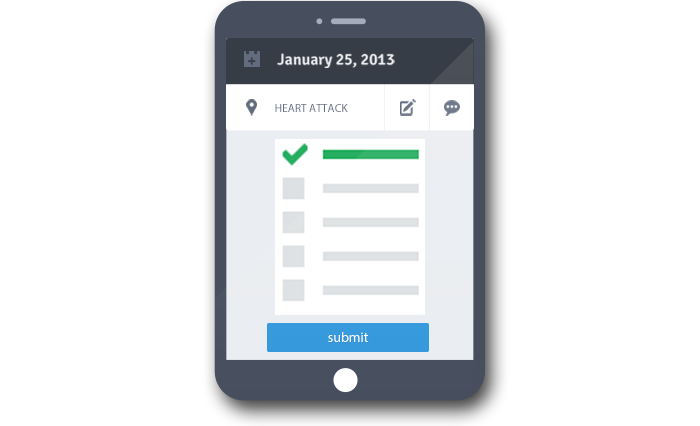
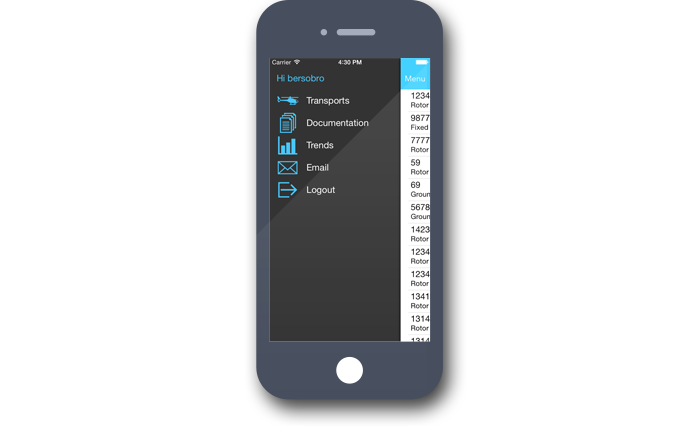
Before/after of a 700x426 layered artwork. What changed in the layer stack:
hid group "Ipad mini" (8 layers) over [214, 1, 485, 401]
removed group "Event" (17 layers) from group "Device" over [226, 38, 474, 352]
removed group "Date" (5 layers) from group "Event" over [226, 38, 474, 85]
removed layer "Calendar Pixels" from group "Date" over [246, 51, 257, 64]
removed layer "Calendar Cover" from group "Date" over [245, 51, 258, 64]
removed layer (unnamed layer) (1st of 3, in "Ipad mini" › "Device" › "Event" › "Date") from group "Date" over [244, 51, 260, 67]
removed layer "January 25, 2013" from group "Date" over [277, 53, 395, 68]
removed layer "Header BG" from group "Date" over [226, 38, 474, 85]
removed group "Condition" (6 layers) from group "Event" over [226, 84, 474, 131]
removed layer (unnamed layer) (2nd of 3, in "Ipad mini" › "Device" › "Event" › "Condition") from group "Condition" over [246, 99, 257, 116]
removed layer "||" from group "Condition" over [384, 84, 430, 131]
removed layer "Heart Attack" from group "Condition" over [275, 104, 348, 112]
removed layer "📝" from group "Condition" over [400, 99, 416, 116]
removed layer (unnamed layer) (3rd of 3, in "Ipad mini" › "Device" › "Event" › "Condition") from group "Condition" over [444, 100, 460, 116]
removed layer "BG" (1st of 4, in "Ipad mini" › "Device" › "Event" › "Condition") from group "Condition" over [226, 84, 474, 131]
removed layer "checklist" from group "Event" over [275, 139, 425, 315]
removed group "submit" (1st of 2, in "Ipad mini" › "Device" › "Event") (2 layers) from group "Event" over [267, 323, 429, 352]
removed layer "submit" (2nd of 2, in "Ipad mini" › "Device" › "Event" › "submit") from group "submit" over [328, 332, 368, 342]
removed layer "Button" (1st of 2, in "Ipad mini" › "Device" › "Event" › "submit") from group "submit" over [267, 323, 429, 352]
showed group "iPhone" (7 layers) over [256, 0, 443, 400]
added layer "Layer 4" in group "Device" over [269, 58, 431, 342]
